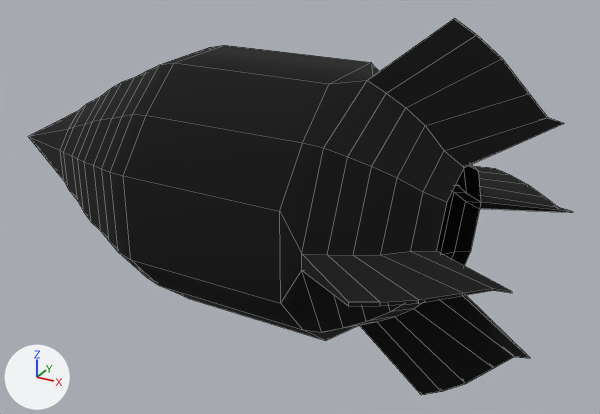
One commit to the OBJ model data/geo/Missile/Missile.obj: the scene before it, then after it.
Both versions are drawn from a 50 mm lens placed at (16.6, -22.1, 17.7), pointed at (4.0, 0.7, 6.3). Arrows for +X, +Y and +Z are at lower left; the lights stay in place. Mesh edges are drawn as thin lines. Where no turn or scale is listed for an object, it has been applied to the vertices.

Objects in the first picture: 'Missile'.
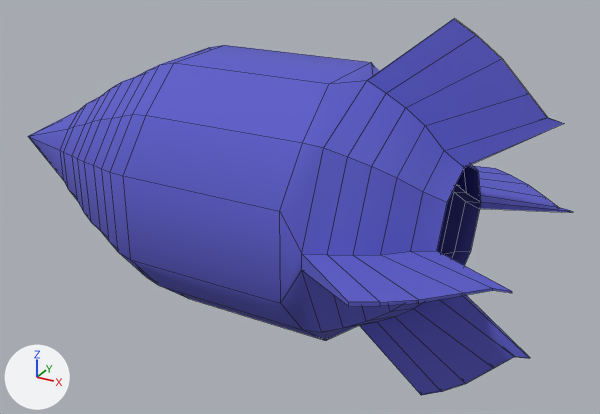
The newer file is also turned or shifted as a whole; pictures and numbers use the older file's frame.

Boxes [x1, y1, x2, y2] around the edits, measured in the pictures (600 x 414 px):
part 1 of me_missile, recoloured (black to blue)
    both: [28, 19, 573, 395]
part 2 of me_missile, recoloured
    both: [454, 18, 563, 123]

Patch to the scene script:
```diff
--- a/data/geo/Missile/Missile.obj.py
+++ b/data/geo/Missile/Missile.obj.py
@@ mat_lambert1sg @@
+mat_lambert1sg = principled_material('lambert1SG')
+mat_lambert1sg.base_color = (0.11, 0.11, 0.59)  # blue #5d5dca
+mat_lambert1sg.roughness = 1.0
@@ mat_maya_lambert1sg @@
+mat_maya_lambert1sg = principled_material('Maya_Lambert1SG')
+mat_maya_lambert1sg.base_color = (0.8, 0.8, 0.8)  # white #e7e7e7
+mat_maya_lambert1sg.roughness = 1.0
@@ me_missile @@
 me_missile.from_pydata(...)  # 252 vertices, 240 faces; spans x -7.9..12.4, y -6.1..6.2, z 0.9..13.2
 # used by ob_missile; location = (0.0, 0.0, 0.0)
+# me_missile part 1: 235 of the faces centred in x -6.2..12.2, y -5.9..6.0, z 1.1..12.3 switch from mat_maya_blinn1sg (black #000000) to mat_lambert1sg (blue #5d5dca)
+# me_missile part 2: 5 of the faces centred in x 9.4..12.2, y 0.3, z 10.8..13.1 switch from mat_maya_blinn1sg (black #000000) to mat_maya_lambert1sg (white #e7e7e7)
```
